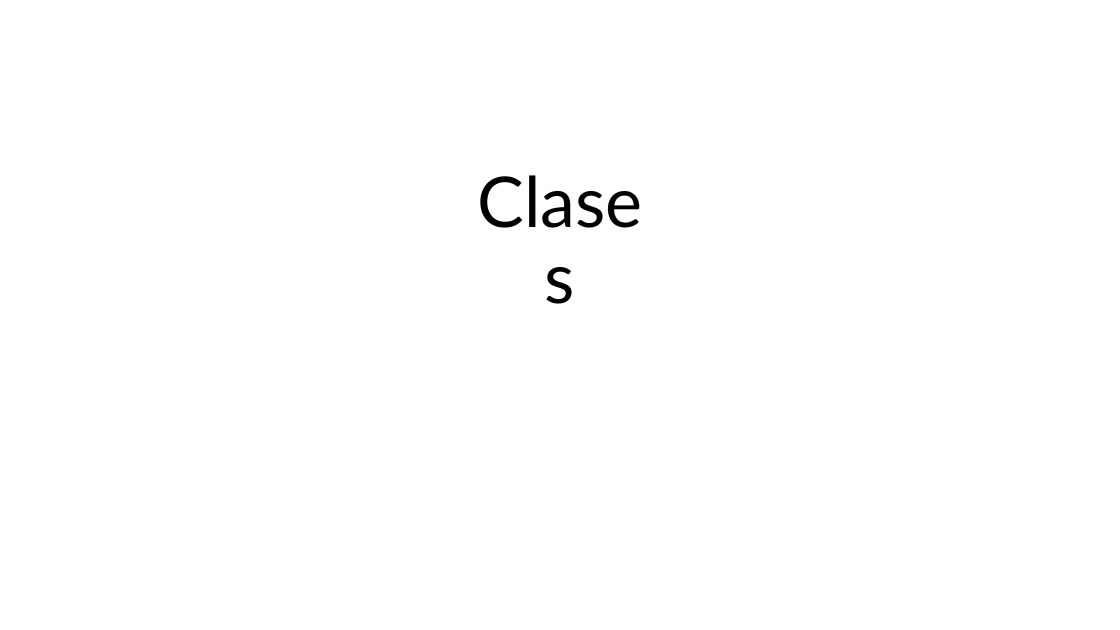
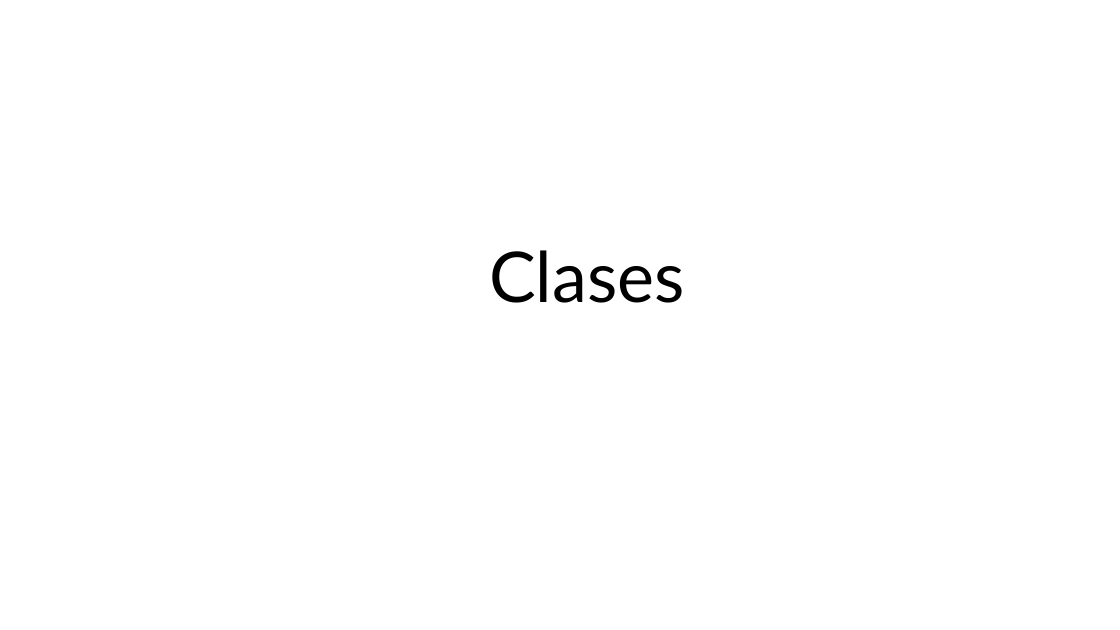
Before and after one commit to abelcondear/course, a slide deck: slide 6 of powerpoint/presentacion-curso.pptx. Drawn at 1120x630 pixels with LibreOffice and Linux fonts; fonts in the diff are those of the drawing. Boxes give left, top, right and bottom in pixels: in the first picture for what was removed or moved away, otherwise in the second. Text is boxed around its words. In the diff, an @@ line names an element or a change of style, - is before the commit and + after.

```diff
--- a/powerpoint/presentacion-curso.pptx
+++ b/powerpoint/presentacion-curso.pptx
@@ title "Clases" rewrapped from [460,103,660,323] to [489,250,685,303] @@
```
Also in this commit, not shown: 1 other slide changed, 4 other files.
